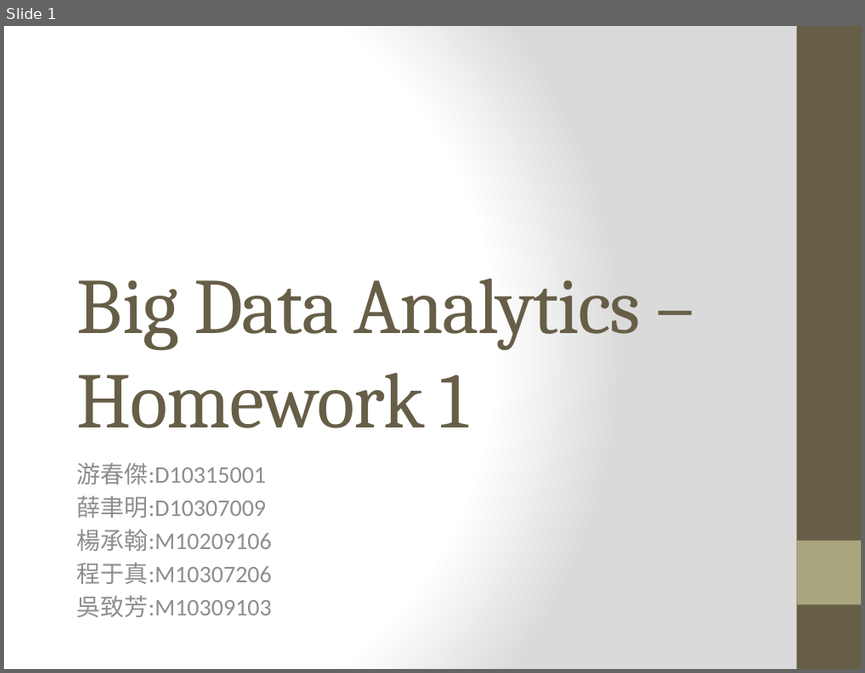
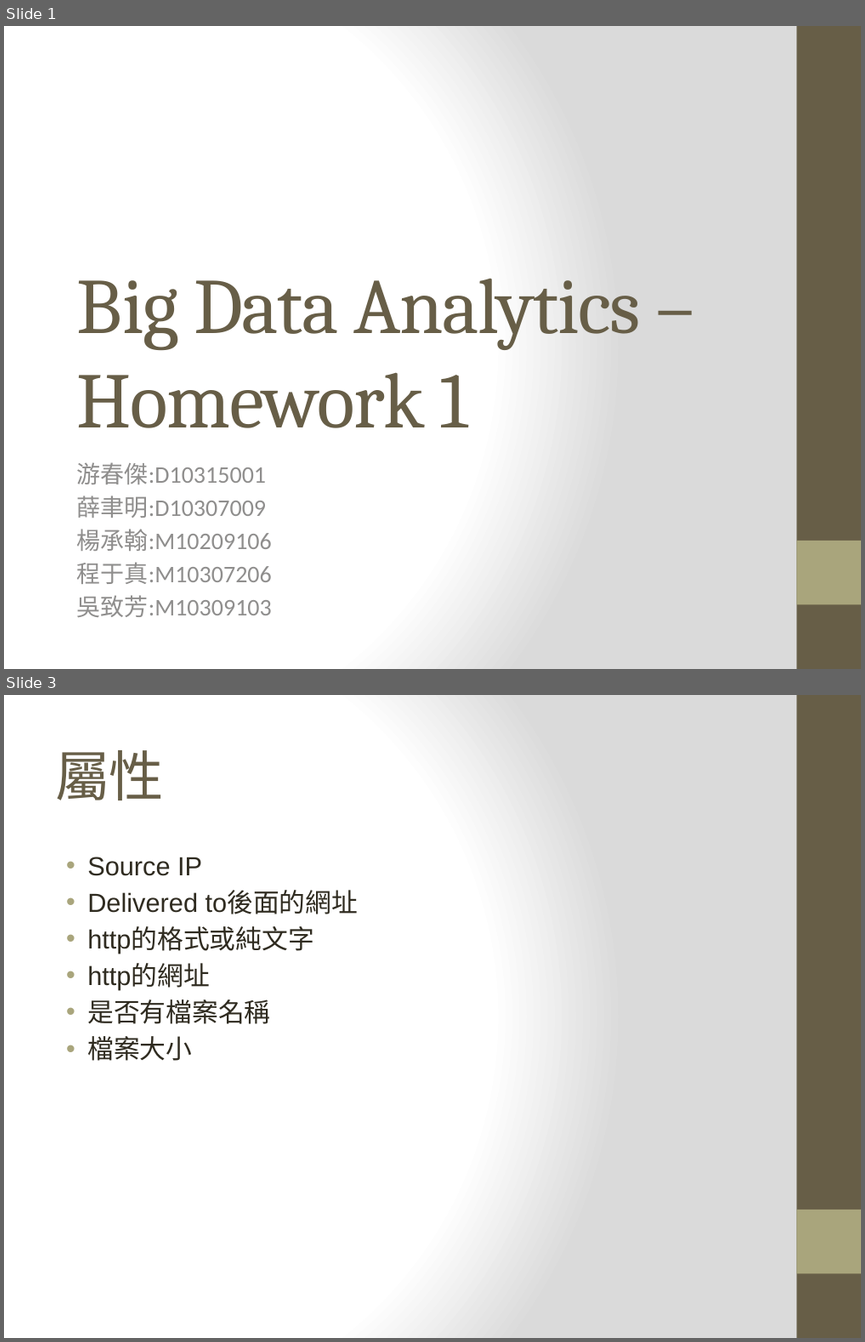
Before and after one commit to yuchunjie/BigData, a slide deck: HomeWork_1/DOC/PPT/PPT.pptx. Shown one above the other, each under a label of ours: slide 1 before the commit, slides 1 and 3 after it; the slides between them are not shown. The pictures are 865x673 and 865x1342 pixels, drawn with LibreOffice and Linux fonts; fonts in the diff are those of the drawing. Boxes give left, top, right and bottom in pixels: in the first picture for what was removed or moved away, otherwise in the second. Text is boxed around its words. In the diff, an @@ line names an element or a change of style, - is before the commit and + after.

```diff
--- a/HomeWork_1/DOC/PPT/PPT.pptx
+++ b/HomeWork_1/DOC/PPT/PPT.pptx
@@ slide 3 added at (x1=4, y1=695, x2=861, y2=1338), background gradient #FFFFFF to #DADADA; not listed: 2 template elements that a slide beside it also shows @@
@@ title added at (x1=55, y1=750, x2=163, y2=800), 46 pt, text #675E47 @@
+屬性
@@ text added at (x1=87, y1=857, x2=358, y2=1061), 22 pt, text #2F2B20 @@
+• Source IP
+• Delivered to後面的網址
+• http的格式或純文字
+• http的網址
+• 是否有檔案名稱
+• 檔案大小
```
Also in this commit, not shown: 4 other slides added, 1 slide removed.
